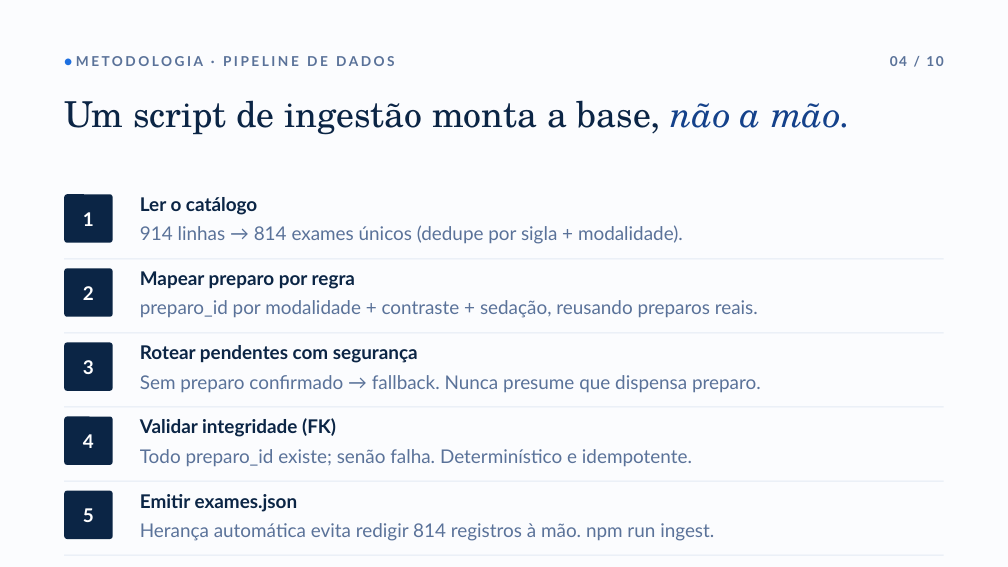
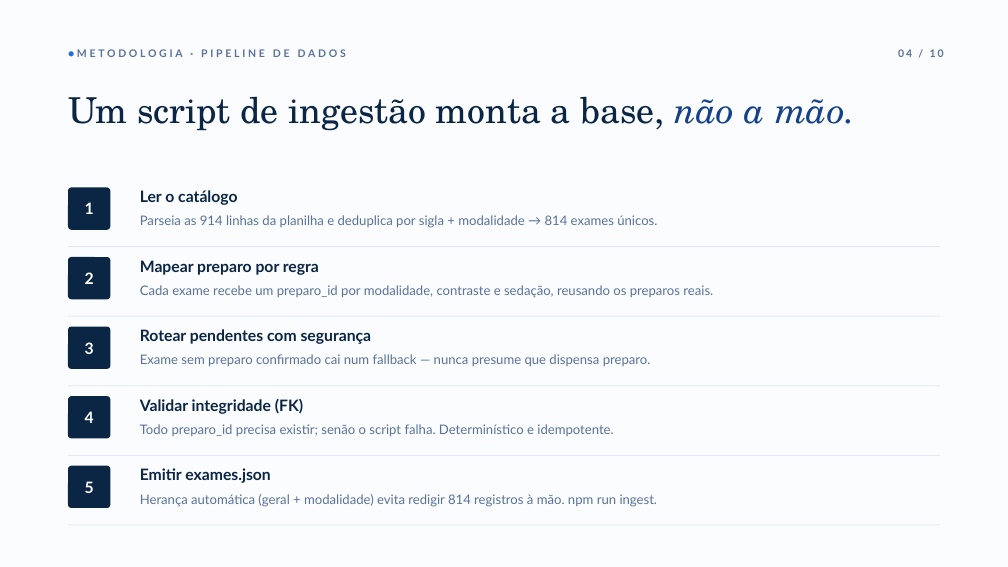
Before and after one commit to ata1de/hc-ufpe-exam-assistant, a slide deck: slide 5 of docs/Apresentacao_HC-UFPE.pptx. Drawn at 1008x567 pixels with LibreOffice and Linux fonts; fonts in the diff are those of the drawing. Boxes give left, top, right and bottom in pixels: in the first picture for what was removed or moved away, otherwise in the second. Text is boxed around its words. In the diff, an @@ line names an element or a change of style, - is before the commit and + after.

```diff
--- a/docs/Apresentacao_HC-UFPE.pptx
+++ b/docs/Apresentacao_HC-UFPE.pptx
@@ text "● METODOLOGIA · PIPELINE DE ..." at bbox=[77, 49, 346, 57]: size 13 to 10 pt, letter spacing 2.4 to 2.6 pt @@
@@ text "04 / 10": place and size @@
-text "04 / 10" at bbox=[890, 56, 943, 66]
+text "04 / 10" at bbox=[898, 49, 944, 57]
@@ text "04 / 10" at bbox=[898, 49, 944, 57]: size 13 to 10 pt, letter spacing 1.5 to 1.8 pt @@
@@ text "Um script de ingestão monta ..." at bbox=[68, 96, 855, 131]: line spacing 1.02 to 1.03 @@
@@ rounded rectangle "1": place and size @@
-rounded rectangle "1" at bbox=[64, 194, 113, 243]
+rounded rectangle "1" at bbox=[68, 188, 110, 230]
@@ text at bbox=[140, 190, 237, 205]: size 18 to 15 pt in "Ler o catálogo" @@
@@ text at bbox=[140, 215, 657, 228]: text changed; size 18 to 12.5 pt @@
-914 linhas → 814 exames únicos (dedupe por sigla + modalidade).
+Parseia as 914 linhas da planilha e deduplica por sigla + modalidade → 814 exames únicos.
@@ rounded rectangle "2": place and size @@
-rounded rectangle "2" at bbox=[64, 268, 113, 317]
+rounded rectangle "2" at bbox=[68, 257, 110, 299]
@@ rectangle: place and size @@
-rectangle at bbox=[64, 259, 944, 259]
+rectangle at bbox=[68, 247, 940, 247]
@@ text at bbox=[140, 260, 319, 275]: size 18 to 15 pt in "Mapear preparo por regra" @@
@@ text "Mapear preparo por regra": place and size @@
-text "Mapear preparo por regra" at bbox=[140, 271, 758, 318]
+text "Mapear preparo por regra" at bbox=[140, 260, 713, 298]
@@ text at bbox=[140, 285, 713, 298]: text changed; size 18 to 12.5 pt @@
-preparo_id por modalidade + contraste + sedação, reusando preparos reais.
+Cada exame recebe um preparo_id por modalidade, contraste e sedação, reusando os preparos reais.
@@ rounded rectangle "3": place and size @@
-rounded rectangle "3" at bbox=[64, 343, 113, 391]
+rounded rectangle "3" at bbox=[68, 327, 110, 369]
@@ rectangle: place and size @@
-rectangle at bbox=[64, 333, 944, 333]
+rectangle at bbox=[68, 316, 940, 317]
@@ text at bbox=[140, 329, 372, 344]: size 18 to 15 pt in "Rotear pendentes com segurança" @@
@@ text "Rotear pendentes com segurança": place and size @@
-text "Rotear pendentes com segurança" at bbox=[140, 345, 761, 393]
+text "Rotear pendentes com segurança" at bbox=[140, 329, 651, 367]
@@ text at bbox=[140, 354, 651, 367]: text changed; size 18 to 12.5 pt @@
-Sem preparo confirmado → fallback. Nunca presume que dispensa preparo.
+Exame sem preparo confirmado cai num fallback — nunca presume que dispensa preparo.
@@ rectangle: place and size @@
-rectangle at bbox=[64, 407, 944, 408]
+rectangle at bbox=[68, 386, 940, 386]
@@ rounded rectangle "4": place and size @@
-rounded rectangle "4" at bbox=[64, 417, 113, 465]
+rounded rectangle "4" at bbox=[68, 396, 110, 439]
@@ text at bbox=[140, 399, 303, 414]: size 18 to 15 pt in "Validar integridade (FK)" @@
@@ text "Validar integridade (FK)": place and size @@
-text "Validar integridade (FK)" at bbox=[140, 418, 692, 467]
+text "Validar integridade (FK)" at bbox=[140, 399, 613, 437]
@@ text at bbox=[140, 424, 613, 437]: text changed; size 18 to 12.5 pt @@
-Todo preparo_id existe; senão falha. Determinístico e idempotente.
+Todo preparo_id precisa existir; senão o script falha. Determinístico e idempotente.
@@ size 18 to 15 pt; proportions changed in 5 elements at bbox=[68, 188, 110, 230], bbox=[68, 257, 110, 299], bbox=[68, 327, 110, 369], bbox=[68, 396, 110, 439], bbox=[68, 466, 110, 508] @@
@@ rounded rectangle "5": place and size @@
-rounded rectangle "5" at bbox=[64, 491, 113, 539]
+rounded rectangle "5" at bbox=[68, 466, 110, 508]
@@ rectangle: place and size @@
-rectangle at bbox=[64, 481, 944, 482]
+rectangle at bbox=[68, 455, 940, 456]
@@ text at bbox=[140, 468, 271, 483]: size 18 to 15 pt in "Emitir exames.json" @@
@@ text "Emitir exames.json": place and size @@
-text "Emitir exames.json" at bbox=[140, 494, 714, 541]
+text "Emitir exames.json" at bbox=[140, 468, 658, 507]
@@ text at bbox=[140, 494, 658, 507]: text changed; size 18 to 12.5 pt @@
-Herança automática evita redigir 814 registros à mão. npm run ingest.
+Herança automática (geral + modalidade) evita redigir 814 registros à mão. npm run ingest.
@@ rectangle: place and size @@
-rectangle at bbox=[64, 555, 944, 556]
+rectangle at bbox=[68, 525, 940, 526]
```
Also in this commit, not shown: 10 other slides changed.
